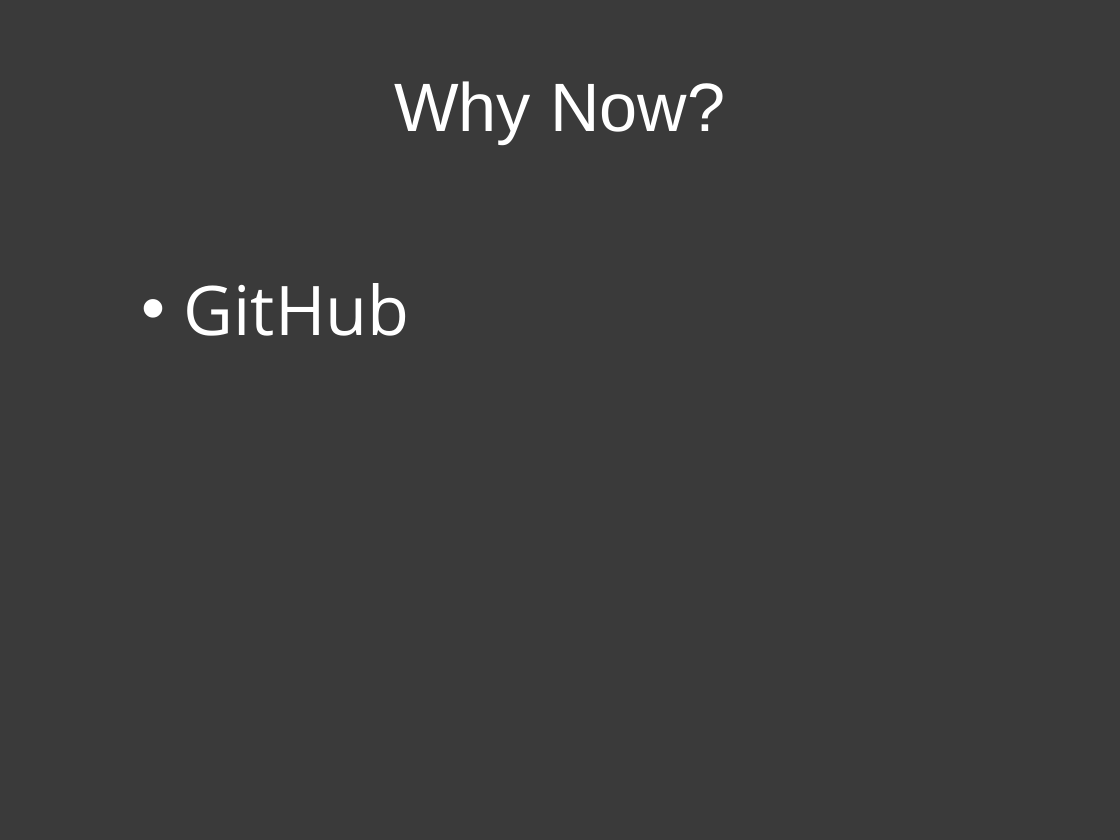
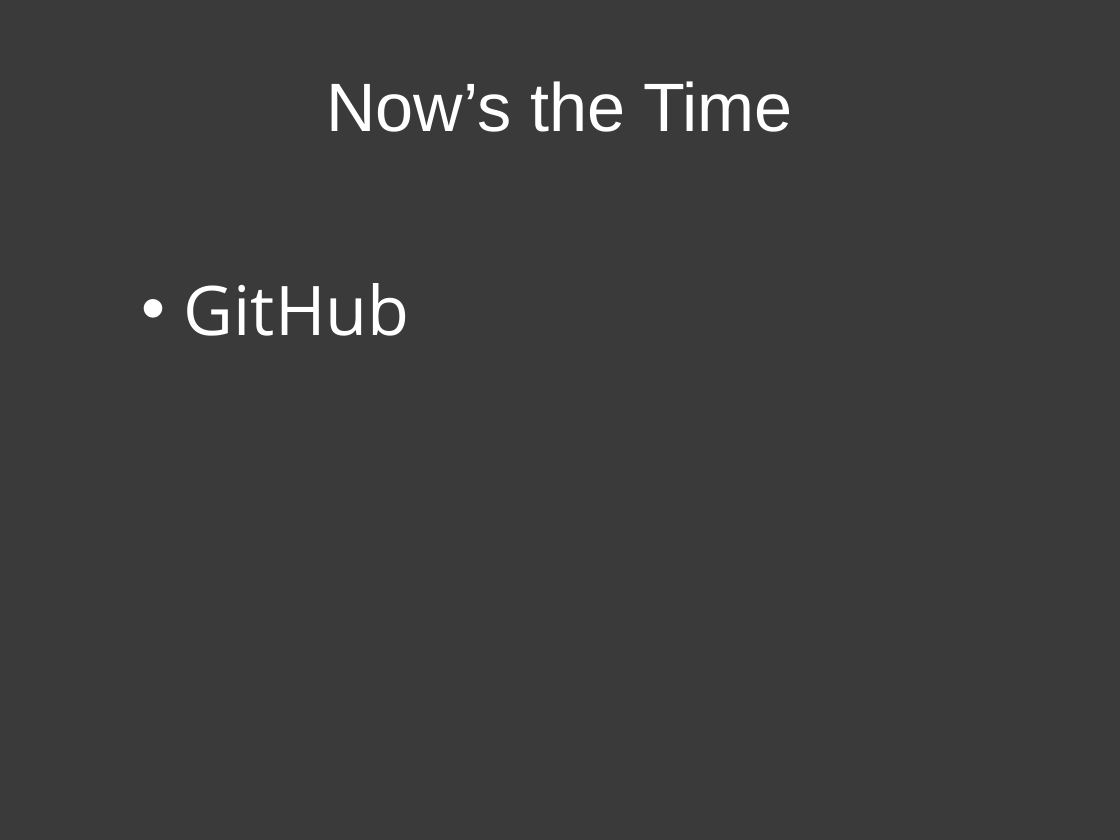
Before and after one commit to patik/code-sprint, a slide deck: slide 6 of code-sprint.pptx. Drawn at 1120x840 pixels with LibreOffice and Linux fonts; fonts in the diff are those of the drawing. Boxes give left, top, right and bottom in pixels: in the first picture for what was removed or moved away, otherwise in the second. Text is boxed around its words. In the diff, an @@ line names an element or a change of style, - is before the commit and + after.

```diff
--- a/code-sprint.pptx
+++ b/code-sprint.pptx
@@ title at (326,81,793,132): text changed @@
-Why Now?
+Now’s the Time
```
Also in this commit, not shown: 14 other slides changed, 1 other file.
